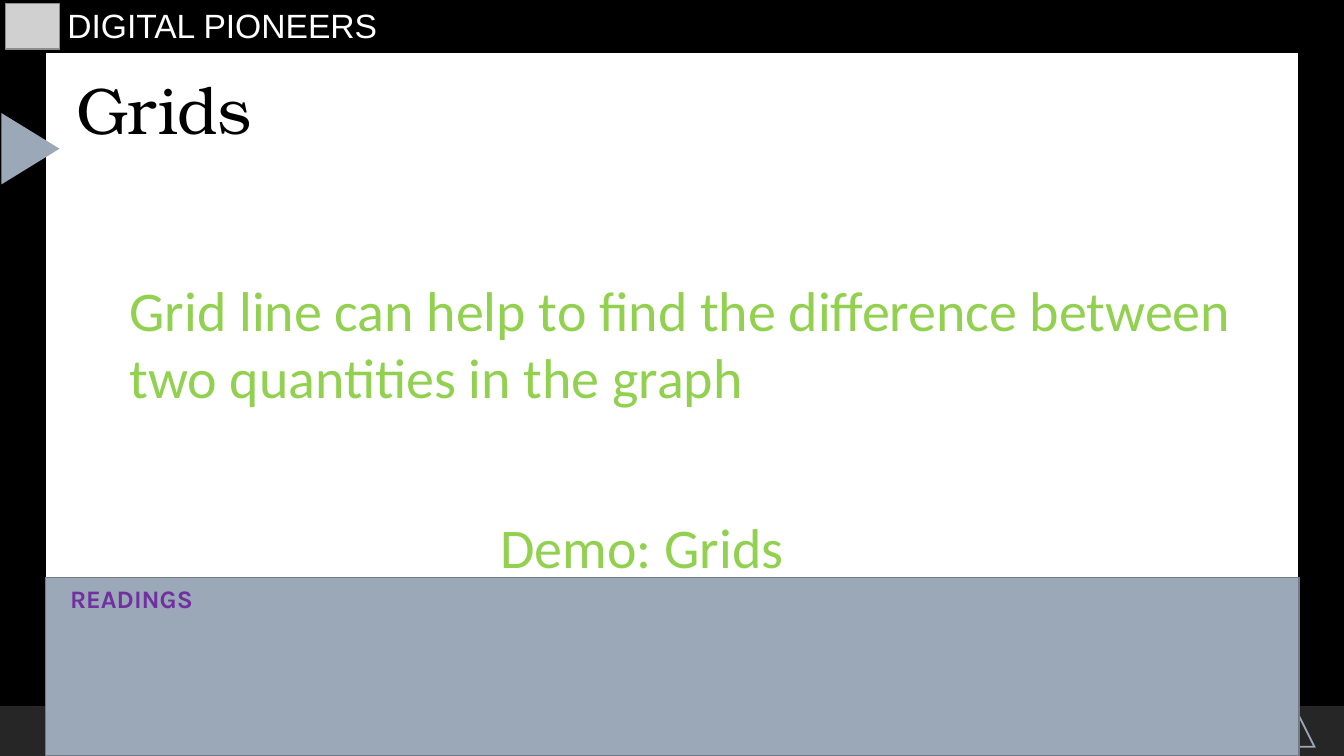
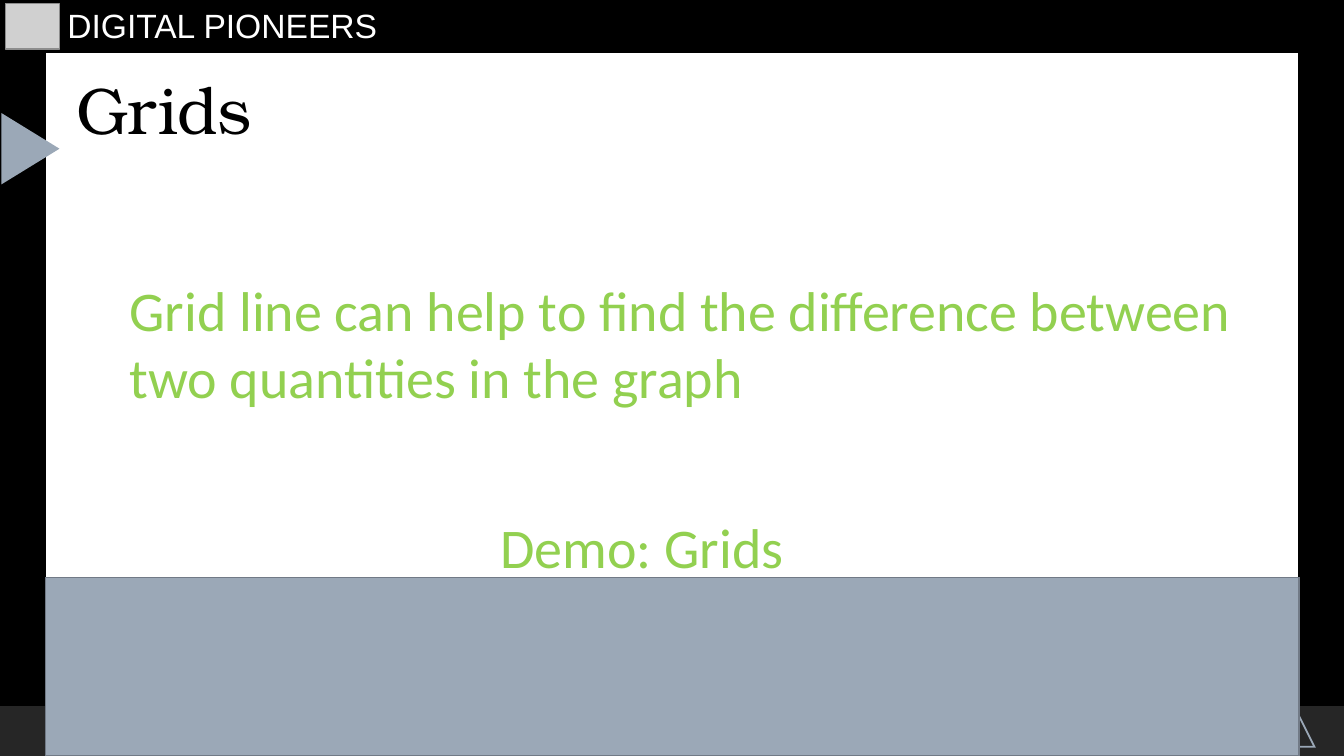
Before and after one commit to starswish2100/pythoninfinance, a slide deck: slide 6 of Introduction/hewei-material/6.Reporting_Virtualization/ReportingVirtualization.odp. Drawn at 1344x756 pixels with LibreOffice and Linux fonts; fonts in the diff are those of the drawing; grey boxes stand for pictures. Boxes give left, top, right and bottom in pixels: in the first picture for what was removed or moved away, otherwise in the second. Text is boxed around its words. In the diff, an @@ line names an element or a change of style, - is before the commit and + after.

```diff
--- a/Introduction/hewei-material/6.Reporting_Virtualization/ReportingVirtualization.odp
+++ b/Introduction/hewei-material/6.Reporting_Virtualization/ReportingVirtualization.odp
@@ text removed at (70,591,193,608) @@
-READINGS
```
Also in this commit, not shown: 8 other slides changed, 2 slides added, 1 other file.
